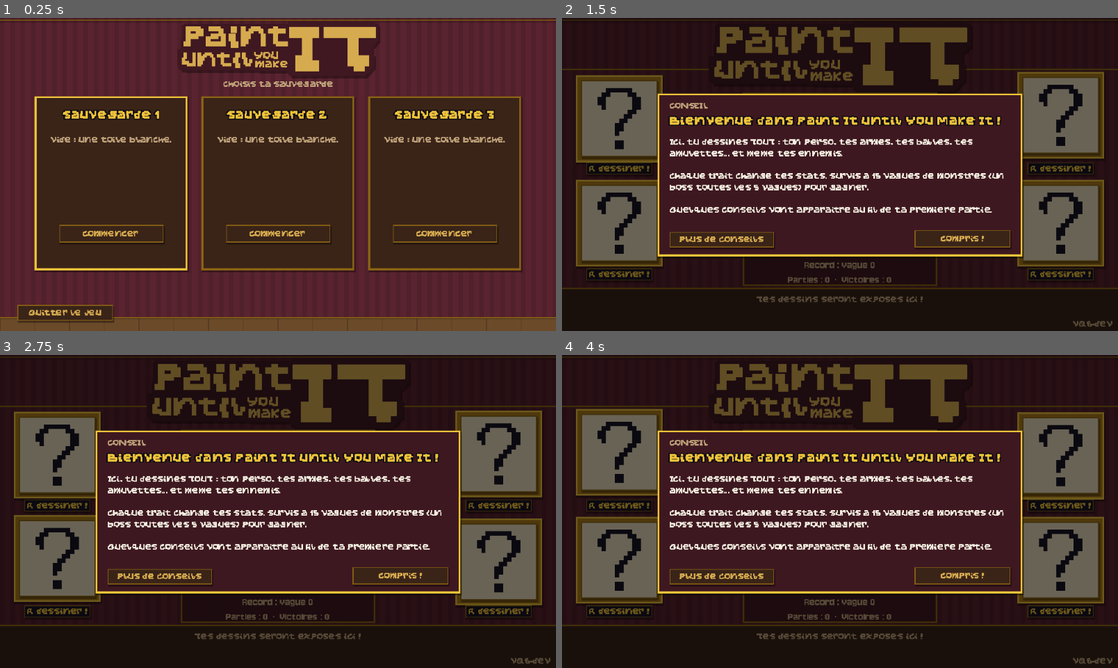
Above: before the commit, frames 1-4 (two rows, left to right).
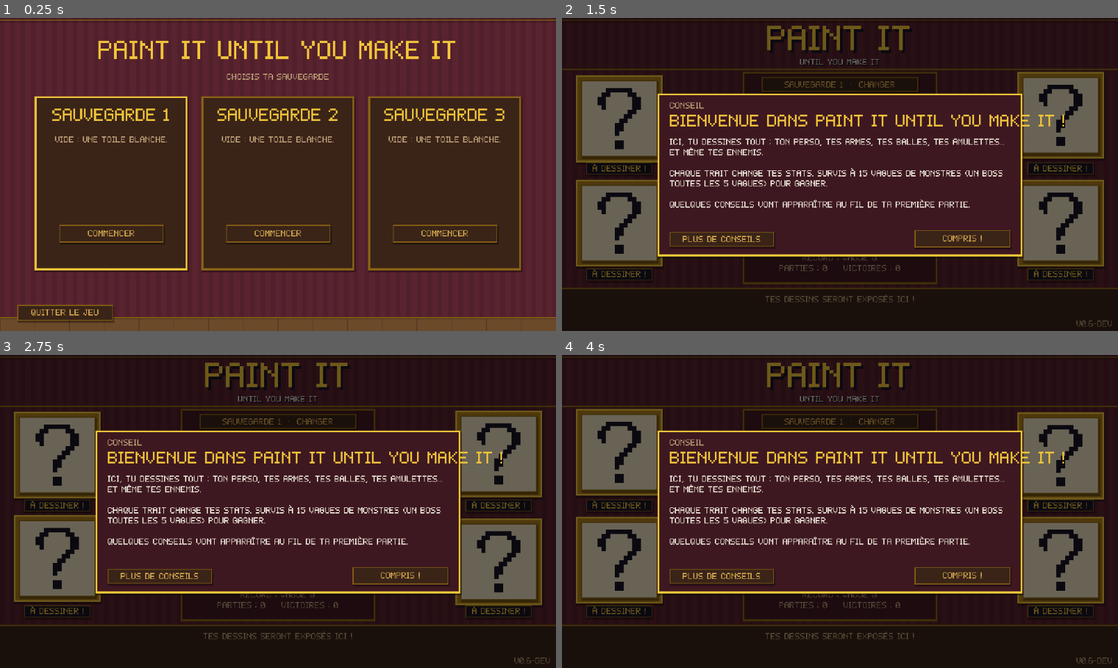
Above: after the commit, the same moments.

Repository: Vltbcq/VowelGame
Game: Godot game, scene res://scenes/main.tscn
The game is run twice, just before and just after one commit, with the same random seed, the same clock (stepped at 60 frames per second) and the same inputs.
Inputs:
- Up to frame 1 (0.25 s): no input
- Up to frame 2 (1.5 s): click "Commencer" at 0.5 s; click "Options" at 1.25 s
- Up to frame 3 (2.75 s): click "Nouvelle partie" at 2 s
- Up to frame 4 (4 s): click "Nouvelle partie" at 2.75 s; click "Sauvegarde 1 · changer" at 3.5 s

The runs differ from the first frame. In frame 1, 8.7% of the frame differs, in the area x 5-91%, y 1-96%; in frame 2, 13%, in the area x 4-99%, y 2-99%; in frame 3, 13%; in frame 4, 13%.

Commit message:
Retour à la DA d'avant (police pixel d'origine, titre en texte, boutons dorés) : annule les essais Stonckarish, m6x11 et Jersey 10
Co-Authored-By: Claude Opus 5.5 <noreply@anthropic.com>

Diff:
--- a/scripts/autoload/ui.gd
+++ b/scripts/autoload/ui.gd
@@ -11,50 +11,21 @@
 const FLOOR := Color("6b4a2a")
 const CARTEL := Color("efe6cf")
 const SELECTED := Color("7a5214")   # onglet / choix sélectionné
-## Contour des grands titres, comme les lettres du logo.
-const STICKER := Color("100c14")
-const LOGO_PATH := "res://assets/logo.png"
-
-## Police du jeu : Stonckarish, adaptée (accents retirés, symboles ajoutés : voir docs/font_fr.py).
-## Elle est plus large que l'ancienne police : les tailles « historiques » (10, 20, 40...) passent par fs().
-const FONT_PATH := "res://assets/fonts/Stonckarish_fr.otf"
-## Essai : Jersey 10 (The Soft Type Project, licence OFL), pour l'instant seulement sur le menu titre.
-const FONT2_PATH := "res://assets/fonts/Jersey10-Regular.ttf"
 
 var font: FontFile
-var font2: FontFile   # Jersey 10 (essai sur le menu)
 var theme: Theme
 
 
-## Taille réelle de police pour une taille « historique » (10 = texte normal).
-## Petits textes un peu agrandis (lisibles), grands titres un peu réduits (la police est large).
-func fs(size: int) -> int:
-	return roundi(size * 1.2) if size < 16 else roundi(size * 0.9)
-
-
-func _load_font(path := FONT_PATH) -> FontFile:
-	var f: FontFile = (load(path) as FontFile).duplicate()
-	f.antialiasing = TextServer.FONT_ANTIALIASING_NONE
-	f.hinting = TextServer.HINTING_NONE
-	f.subpixel_positioning = TextServer.SUBPIXEL_POSITIONING_DISABLED
-	f.generate_mipmaps = false
-	f.allow_system_fallback = false
-	f.fallbacks = [PixelFont.build()]   # au cas où un caractère manquerait encore
-	return f
-
-
 func _ready() -> void:
-	font = _load_font()
-	font2 = _load_font(FONT2_PATH)
-	font2.fallbacks = [font]   # ses symboles manquants (●, →, ♥, ◆...) viennent de Stonckarish
+	font = PixelFont.build()
 	theme = _build_theme()
 	# Appliqué au thème par défaut : l'héritage de thème est coupé par les Node/CanvasLayer.
 	var dt := ThemeDB.get_default_theme()
 	dt.merge_with(theme)
 	dt.default_font = font
-	dt.default_font_size = fs(PixelFont.SIZE)
+	dt.default_font_size = PixelFont.SIZE
 	ThemeDB.fallback_font = font
-	ThemeDB.fallback_font_size = fs(PixelFont.SIZE)
+	ThemeDB.fallback_font_size = PixelFont.SIZE
 	get_tree().root.theme = theme
 
 
@@ -74,7 +45,7 @@
 func _build_theme() -> Theme:
 	var t := Theme.new()
 	t.default_font = font
-	t.default_font_size = fs(PixelFont.SIZE)
+	t.default_font_size = PixelFont.SIZE
 
 	t.set_stylebox("normal", "Button", _shadowed(sb(WOOD, GOLD_DARK, 1)))
 	t.set_stylebox("hover", "Button", _shadowed(sb(WOOD_PANEL, GOLD, 1)))
@@ -153,12 +124,8 @@
 func label(text: String, size := 10, color := Pal.TEXT, align := HORIZONTAL_ALIGNMENT_LEFT) -> Label:
 	var l := Label.new()
 	l.text = text
-	l.add_theme_font_size_override("font_size", fs(size))
+	l.add_theme_font_size_override("font_size", size)
 	l.add_theme_color_override("font_color", color)
-	if size >= 20:
-		# grands titres : contour noir épais, comme les lettres du logo
-		l.add_theme_constant_override("outline_size", 6)
-		l.add_theme_color_override("font_outline_color", STICKER)
 	l.horizontal_alignment = align
 	l.mouse_filter = Control.MOUSE_FILTER_IGNORE
 	return l
@@ -168,7 +135,7 @@
 	var b := Button.new()
 	b.text = text
 	b.focus_mode = Control.FOCUS_NONE
-	b.add_theme_font_size_override("font_size", fs(size))
+	b.add_theme_font_size_override("font_size", size)
 	b.pressed.connect(func():
 		Sfx.play("click")
 		cb.call())
@@ -230,57 +197,13 @@
 	b.add_theme_color_override("font_color", Pal.ACCENT)
 
 
-## Le logo du jeu (noir et blanc façon autocollant), avec une ombre portée. Largeur en pixels de jeu.
-func logo(parent: Node, center_x: float, y: float, w := 302.0) -> TextureRect:
-	var tex: Texture2D = load(LOGO_PATH)
-	var h := w * tex.get_height() / tex.get_width()
-	var sh := TextureRect.new()
-	sh.texture = tex
-	sh.expand_mode = TextureRect.EXPAND_IGNORE_SIZE
-	sh.stretch_mode = TextureRect.STRETCH_SCALE
-	sh.texture_filter = CanvasItem.TEXTURE_FILTER_NEAREST
-	sh.modulate = Color(0, 0, 0, 0.35)
-	sh.mouse_filter = Control.MOUSE_FILTER_IGNORE
-	put(parent, sh, Vector2(center_x - w / 2.0 + 2, y + 3), Vector2(w, h))
-	var tr := sh.duplicate() as TextureRect
-	tr.modulate = Color.WHITE
-	put(parent, tr, Vector2(center_x - w / 2.0, y), Vector2(w, h))
-	return tr
-
-
 ## Place un contrôle à une position/taille fixe dans un parent (layout 640x360).
 func put(parent: Node, c: Control, pos: Vector2, size := Vector2.ZERO) -> Control:
 	parent.add_child(c)
 	c.position = pos
 	if size != Vector2.ZERO:
 		c.size = size
-		fit(c)
 	return c
-
-
-## Texte trop large pour sa case (la police est large) : on réduit sa taille jusqu'à ce qu'il tienne.
-func fit(c: Control) -> void:
-	var text := ""
-	var room := c.size.x
-	if c is Button:
-		text = (c as Button).text
-		room -= 14.0   # marges du bouton
-	elif c is Label and (c as Label).autowrap_mode == TextServer.AUTOWRAP_OFF:
-		text = (c as Label).text
-	if text == "" or room <= 0.0:
-		return
-	var sz := c.get_theme_font_size("font_size")
-	var widest := func(n: int) -> float:
-		var w := 0.0
-		for line in text.split("
-"):
-			w = maxf(w, font.get_string_size(line, HORIZONTAL_ALIGNMENT_LEFT, -1, n).x)
-		return w
-	var n := sz
-	while n > 10 and widest.call(n) > room:
-		n -= 1
-	if n != sz:
-		c.add_theme_font_size_override("font_size", n)
 
 
 ## Fond d'écran. Sans couleur : le mur de la galerie (papier peint rayé, cimaise, parquet).
@@ -344,26 +267,3 @@
 	tr.texture_filter = CanvasItem.TEXTURE_FILTER_NEAREST
 	tr.mouse_filter = Control.MOUSE_FILTER_IGNORE
 	return tr
-
-
-## Essai Jersey 10 : applique la police à tous les textes d'un bloc (boutons, labels).
-## Ses pixels font 75/1400 de la taille : à 28, un pixel de police = 1,5 pixel de jeu (net).
-## Tailles : texte normal (10) → M6_SIZE, gros (20) → M6_BIG.
-const M6_SIZE := 14
-const M6_BIG := 28
-
-
-func use_font2(root: Node) -> void:
-	for c in root.get_children():
-		if c is Button or c is Label:
-			var big: bool = (c as Control).get_theme_font_size("font_size") > fs(10)
-			(c as Control).add_theme_font_override("font", font2)
-			(c as Control).add_theme_font_size_override("font_size", M6_BIG if big else M6_SIZE)
-			if c is Button:
-				# police plus haute : marges verticales réduites pour garder la même hauteur de bouton
-				for st in ["normal", "hover", "pressed", "hover_pressed", "disabled"]:
-					var sbx := (c as Button).get_theme_stylebox(st).duplicate() as StyleBox
-					sbx.content_margin_top = 0
-					sbx.content_margin_bottom = 0
-					(c as Button).add_theme_stylebox_override(st, sbx)
-		use_font2(c)
--- a/scripts/game/arena.gd
+++ b/scripts/game/arena.gd
@@ -1944,7 +1944,7 @@
 				draw_line(Vector2(cw * i, 0), Vector2(cw * i, H), Color(1, 1, 1, 0.5), 2.0)
 				# La réponse de la colonne, répétée sur toute la hauteur (visible même zoomé)
 				for k in 4:
-					draw_string(UI.font, Vector2(cw * i, H * (k + 0.5) / 4.0 + 14.0), str(qz.answers[i]), HORIZONTAL_ALIGNMENT_CENTER, cw, UI.fs(40), Color(1, 1, 1, 0.55))
+					draw_string(UI.font, Vector2(cw * i, H * (k + 0.5) / 4.0 + 14.0), str(qz.answers[i]), HORIZONTAL_ALIGNMENT_CENTER, cw, 40, Color(1, 1, 1, 0.55))
 		for sc in arena.scans:
 			if sc.t < sc.tele:
 				draw_line(Vector2(0, 4), Vector2(W, 4), Color(0.6, 1.0, 0.7, 0.4 + 0.4 * sin(arena.elapsed * 25.0)), 3.0)
@@ -1963,7 +1963,7 @@
 				draw_line(g.pos + Vector2(-6, 6), g.pos + Vector2(6, -6), Color(Pal.BAD, blink), 2.0)
 				continue
 			draw_arc(g.pos, 10.0, 0.0, TAU, 16, Color(1, 1, 1, 0.8), 2.0)
-			draw_string(UI.font, g.pos + Vector2(-20, -14), "COPIE", HORIZONTAL_ALIGNMENT_CENTER, 40, UI.fs(10), Color(1, 1, 1, 0.8))
+			draw_string(UI.font, g.pos + Vector2(-20, -14), "COPIE", HORIZONTAL_ALIGNMENT_CENTER, 40, 10, Color(1, 1, 1, 0.8))
 		# Agrafes (Agrafeuse)
 		for e in arena.enemies:
 			if e.staple_t > 0.0 and is_instance_valid(e.staple) and not e.staple.dead and e.get_instance_id() < e.staple.get_instance_id():
@@ -2029,8 +2029,8 @@
 				s *= 1.4
 			draw_set_transform(it.pos, 0.0, Vector2(s, s))
 			var p := Vector2(-w / 2.0, 0)
-			draw_string(UI.font, p + Vector2(1, 1), it.text, HORIZONTAL_ALIGNMENT_CENTER, w, UI.fs(10), Color(Pal.INK, a))
-			draw_string(UI.font, p, it.text, HORIZONTAL_ALIGNMENT_CENTER, w, UI.fs(10), Color(it.color, a))
+			draw_string(UI.font, p + Vector2(1, 1), it.text, HORIZONTAL_ALIGNMENT_CENTER, w, 10, Color(Pal.INK, a))
+			draw_string(UI.font, p, it.text, HORIZONTAL_ALIGNMENT_CENTER, w, 10, Color(it.color, a))
 		draw_set_transform(Vector2.ZERO, 0.0, Vector2.ONE)
 
 
--- a/scripts/game/hud.gd
+++ b/scripts/game/hud.gd
@@ -96,8 +96,8 @@
 
 
 func _text(pos: Vector2, text: String, col: Color, fs := 10, w := -1.0, align := HORIZONTAL_ALIGNMENT_LEFT) -> void:
-	draw_layer.draw_string(UI.font, pos + Vector2(1, 1), text, align, w, UI.fs(fs), Pal.INK)
-	draw_layer.draw_string(UI.font, pos, text, align, w, UI.fs(fs), col)
+	draw_layer.draw_string(UI.font, pos + Vector2(1, 1), text, align, w, fs, Pal.INK)
+	draw_layer.draw_string(UI.font, pos, text, align, w, fs, col)
 
 
 func _draw_hud() -> void:
--- a/scripts/ui/canvas_view.gd
+++ b/scripts/ui/canvas_view.gd
@@ -92,5 +92,5 @@
 	draw_line(Vector2(x0, y), Vector2(x1, y), col, 3.0)
 	draw_colored_polygon(PackedVector2Array([Vector2(x1 + 10, y), Vector2(x1 - 8, y - 10), Vector2(x1 - 8, y + 10)]), col)
 	var tip := "CANON" if screen.cfg.kind == "ranged" else "POINTE"
-	draw_string(UI.font, Vector2(6, y - 8), "CROSSE" if screen.cfg.kind == "ranged" else "MANCHE", HORIZONTAL_ALIGNMENT_LEFT, -1, UI.fs(10), Color(Pal.INK, 0.3))
-	draw_string(UI.font, Vector2(0, y - 8), tip + " →", HORIZONTAL_ALIGNMENT_RIGHT, size.x - 6, UI.fs(10), Color(Pal.INK, 0.3))
+	draw_string(UI.font, Vector2(6, y - 8), "CROSSE" if screen.cfg.kind == "ranged" else "MANCHE", HORIZONTAL_ALIGNMENT_LEFT, -1, 10, Color(Pal.INK, 0.3))
+	draw_string(UI.font, Vector2(0, y - 8), tip + " →", HORIZONTAL_ALIGNMENT_RIGHT, size.x - 6, 10, Color(Pal.INK, 0.3))
--- a/scripts/ui/choice_screens.gd
+++ b/scripts/ui/choice_screens.gd
@@ -32,8 +32,8 @@
 static func slots() -> Control:
 	var s := _Screen.new()
 	s.build = func(root: _Screen):
-		UI.logo(root, 320.0, 4.0, 232.0)
-		UI.put(root, UI.label("Choisis ta sauvegarde", 10, Pal.DIM, HORIZONTAL_ALIGNMENT_CENTER), Vector2(0, 70), Vector2(640, 14))
+		UI.put(root, UI.label("PAINT IT UNTIL YOU MAKE IT", 26, Pal.ACCENT, HORIZONTAL_ALIGNMENT_CENTER), Vector2(0, 20), Vector2(640, 36))
+		UI.put(root, UI.label("Choisis ta sauvegarde", 10, Pal.DIM, HORIZONTAL_ALIGNMENT_CENTER), Vector2(0, 62), Vector2(640, 14))
 		for i in Meta.SLOTS:
 			var n := i + 1
 			var sm := Meta.slot_summary(n)
--- a/scripts/ui/draw_screen.gd
+++ b/scripts/ui/draw_screen.gd
@@ -279,7 +279,7 @@
 	var txt := "ENCRE  %d / %d   (seuls les traits coûtent)" % [used, eb]
 	if mi > 0:
 		txt = "ENCRE  %d / %d   (minimum %d)" % [used, eb, mi]
-	ink_bar.draw_string(UI.font, Vector2(0, 10), txt, HORIZONTAL_ALIGNMENT_CENTER, w, UI.fs(10), Pal.TEXT)
+	ink_bar.draw_string(UI.font, Vector2(0, 10), txt, HORIZONTAL_ALIGNMENT_CENTER, w, 10, Pal.TEXT)
 
 
 func _refresh_buttons() -> void:
--- a/scripts/ui/shop_screen.gd
+++ b/scripts/ui/shop_screen.gd
@@ -152,7 +152,7 @@
 	px.mouse_filter = Control.MOUSE_FILTER_STOP
 	px.tooltip_text = "Autoportrait\nTaille de ton perso : %d pixels dessinés\nCouleurs (éléments) sur ton perso : %d" % [npx, ncol]
 	UI.put(self, px, Vector2(312, 296), Vector2(84, 26))
-	var ct := UI.panel(CARTEL, UI.STICKER, 1)
+	var ct := UI.panel(CARTEL, Color("b9a883"), 1)
 	UI.put(self, ct, Vector2(392, 216), Vector2(238, 112))
 	var lines := Stats.describe_player(Run.stats).split("\n")
 	var half := ceili(lines.size() / 2.0)
@@ -335,7 +335,7 @@
 			roundi((Stats.RAR_REACH[o.rar] - 1.0) * 100.0), Stats.RAR_PIERCE[o.rar], roundi(Stats.RAR_PROC[o.rar] * 100.0)]
 
 	# Le cartel
-	var ct := UI.panel(CARTEL, UI.STICKER, 1)
+	var ct := UI.panel(CARTEL, Color("b9a883"), 1)
 	UI.put(self, ct, pos + Vector2(-2, 70), Vector2(fw + 4, 94))
 	ct.tooltip_text = "%s — %s
 %s" % [oname, kind, desc]   # texte complet au survol
@@ -1359,7 +1359,7 @@
 			draw_texture_rect(tex, Rect2(r.get_center() - ts * sc / 2.0 - Vector2(0, 9), ts * sc), false)
 			# nom de l'objet (utile quand il n'est pas encore dessiné)
 			var font := get_theme_default_font()
-			draw_string(font, Vector2(r.position.x + 2, r.end.y - 9), shop._item_name(it), HORIZONTAL_ALIGNMENT_CENTER, r.size.x - 4, UI.fs(10), Pal.INK)
+			draw_string(font, Vector2(r.position.x + 2, r.end.y - 9), shop._item_name(it), HORIZONTAL_ALIGNMENT_CENTER, r.size.x - 4, 10, Pal.INK)
 		# curseur central
 		draw_rect(Rect2(Vector2(mid - 1, 0), Vector2(2, size.y)), ShopScreen.GOLD)
 		draw_colored_polygon(PackedVector2Array([Vector2(mid - 6, 0), Vector2(mid + 6, 0), Vector2(mid, 8)]), ShopScreen.GOLD)
--- a/scripts/ui/title_screen.gd
+++ b/scripts/ui/title_screen.gd
@@ -54,7 +54,10 @@
 	UI.put(self, parade, Vector2.ZERO, Vector2(640, 360))
 
 	# Titre
-	UI.logo(self, 320.0, 3.0)
+	UI.put(self, UI.label("PAINT IT", 40, Pal.INK, HORIZONTAL_ALIGNMENT_CENTER), Vector2(3, 4), Vector2(640, 44))
+	UI.put(self, UI.label("PAINT IT", 40, Pal.ACCENT, HORIZONTAL_ALIGNMENT_CENTER), Vector2(0, 1), Vector2(640, 44))
+	UI.put(self, UI.label("UNTIL YOU MAKE IT", 10, Pal.INK, HORIZONTAL_ALIGNMENT_CENTER), Vector2(1, 46), Vector2(640, 14))
+	UI.put(self, UI.label("UNTIL YOU MAKE IT", 10, Pal.TEXT, HORIZONTAL_ALIGNMENT_CENTER), Vector2(0, 45), Vector2(640, 14))
 
 	# Cadres
 	for i in FRAME_SPOTS.size():
@@ -64,12 +67,12 @@
 
 	# Menu au centre, dans un panneau
 	var mp := UI.panel(Color(Pal.BG, 0.92), Pal.BORDER, 2)
-	UI.put(self, mp, Vector2(208, 86), Vector2(224, 222))
+	UI.put(self, mp, Vector2(208, 62), Vector2(224, 244))
 	var sb := UI.hotkey(UI.button("Sauvegarde %d  ·  changer" % Meta.slot, func(): done.emit("slots")), [KEY_S])
 	UI.put(mp, sb, Vector2(22, 6), Vector2(180, 16))
 	var vb := VBoxContainer.new()
-	vb.add_theme_constant_override("separation", 3)
-	UI.put(mp, vb, Vector2(22, 28), Vector2(180, 150))
+	vb.add_theme_constant_override("separation", 6)
+	UI.put(mp, vb, Vector2(22, 30), Vector2(180, 150))
 	var run := Meta.read_run() if Meta.has_run() else {}
 	if not run.is_empty():
 		var rb := UI.button("Reprendre", func(): done.emit("resume"), 20)
@@ -85,8 +88,7 @@
 	vb.add_child(UI.button("Quitter", func(): done.emit("quit")))
 	var d := Meta.data
 	var info := "Record : vague %d\nParties : %d  ·  Victoires : %d" % [int(d.best_wave), int(d.runs), int(d.wins)]
-	UI.put(mp, UI.label(info, 10, Pal.DIM, HORIZONTAL_ALIGNMENT_CENTER), Vector2(0, 190), Vector2(224, 30))
-	UI.use_font2(mp)   # essai de la police Jersey 10 sur le menu
+	UI.put(mp, UI.label(info, 10, Pal.DIM, HORIZONTAL_ALIGNMENT_CENTER), Vector2(0, 208), Vector2(224, 30))
 
 	for i in 3:
 		_spawn_walker(randf_range(40.0, 600.0))
Not shown, removed: assets/fonts/Jersey10-OFL.txt
Binary file removed: assets/fonts/Jersey10-Regular.ttf
Not shown, removed: assets/fonts/Jersey10-Regular.ttf.import
Binary file removed: assets/fonts/Stonckarish_fr.otf
Not shown, removed: assets/fonts/Stonckarish_fr.otf.import
Binary file removed: assets/logo.png
Not shown, removed: assets/logo.png.import
Binary file removed: docs/Stonckarish.otf
Binary file removed: docs/logo_jeu_source.png
Not shown, changed: .github/release-notes/v0.6.md
Not shown, changed: README.md
Not shown, removed: docs/font_fr.py
